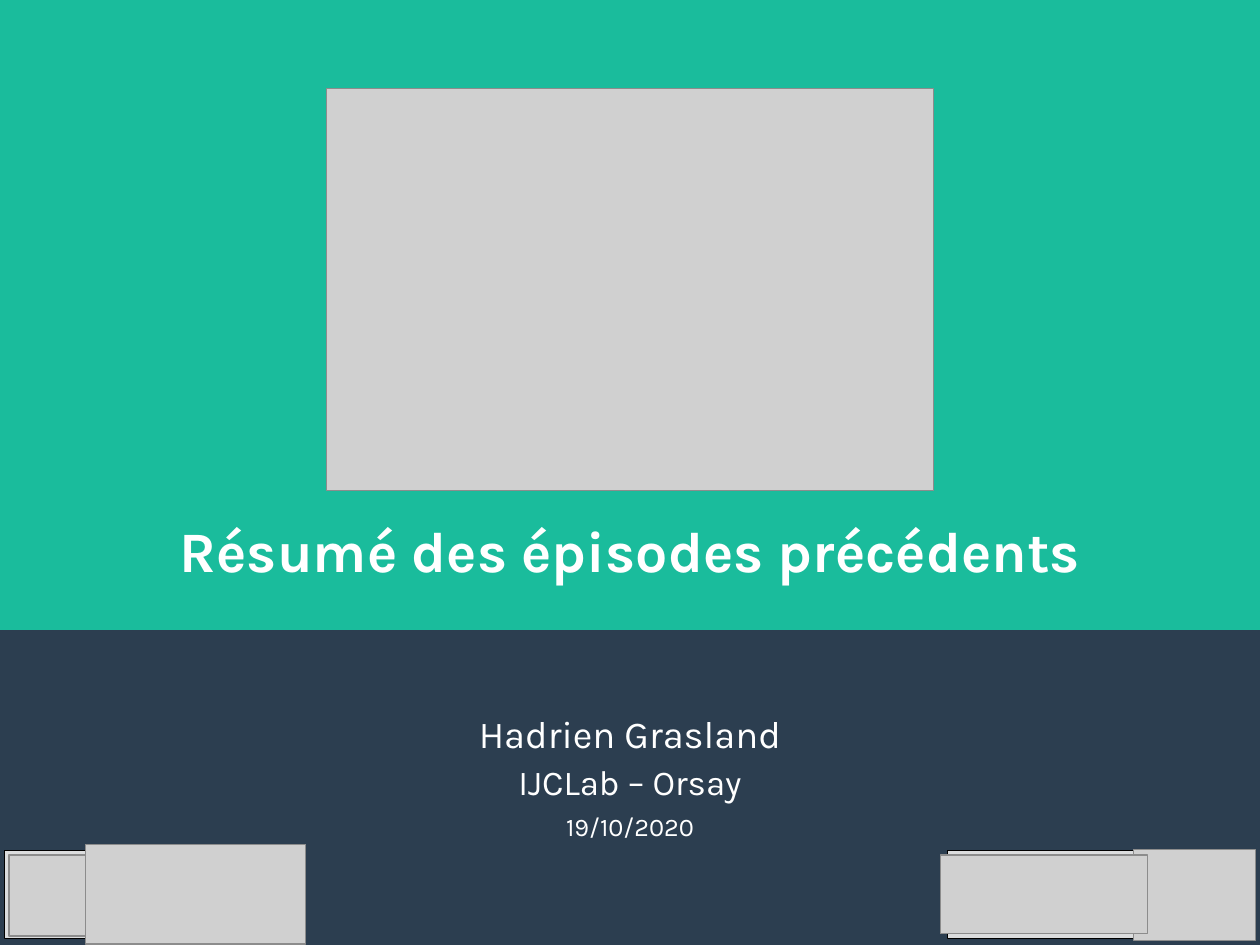
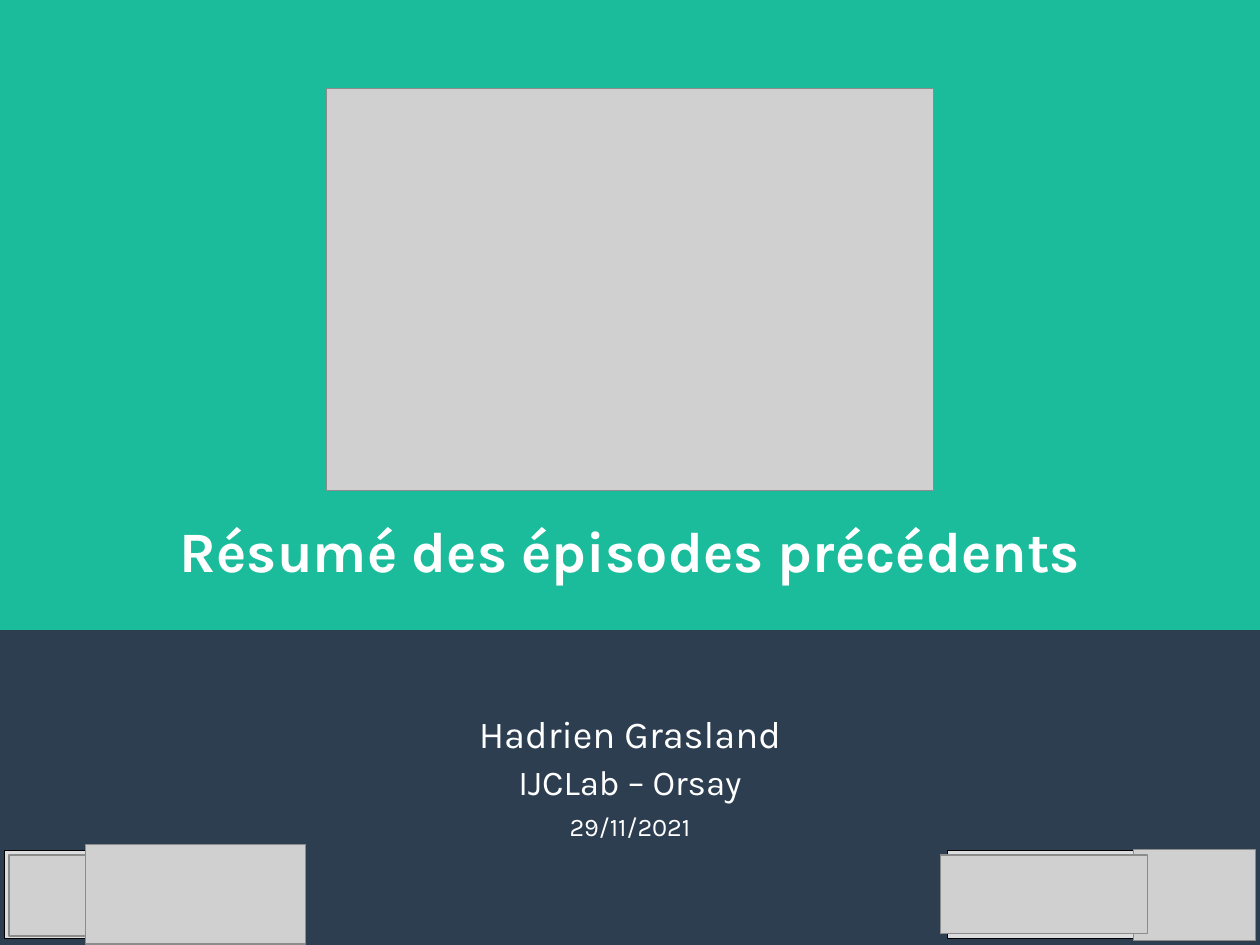
Before and after one commit to pushou/formation-git, a slide deck: slide 1 of PresRecap-J1.odp. Drawn at 1260x945 pixels with LibreOffice and Linux fonts; fonts in the diff are those of the drawing; grey boxes stand for pictures. Boxes give left, top, right and bottom in pixels: in the first picture for what was removed or moved away, otherwise in the second. Text is boxed around its words. In the diff, an @@ line names an element or a change of style, - is before the commit and + after.

```diff
--- a/PresRecap-J1.odp
+++ b/PresRecap-J1.odp
@@ subtitle at box(570, 817, 691, 838): text changed @@
-19/10/2020
+29/11/2021
```
Also in this commit, not shown: 13 other files.
